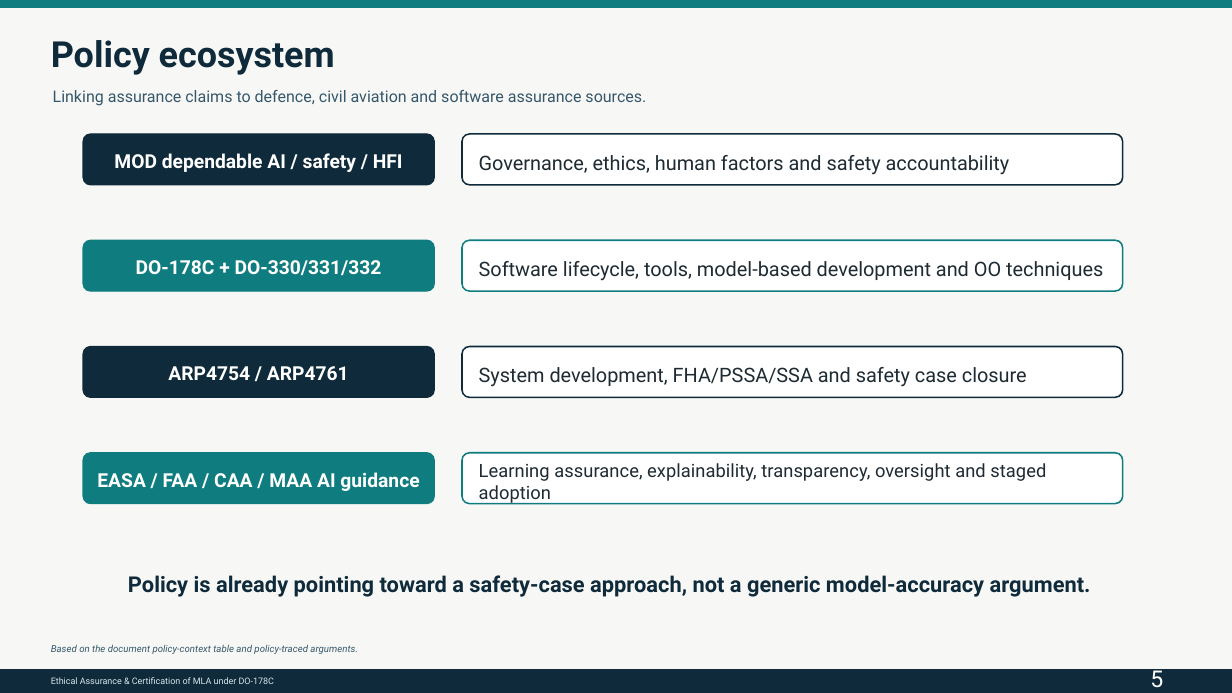
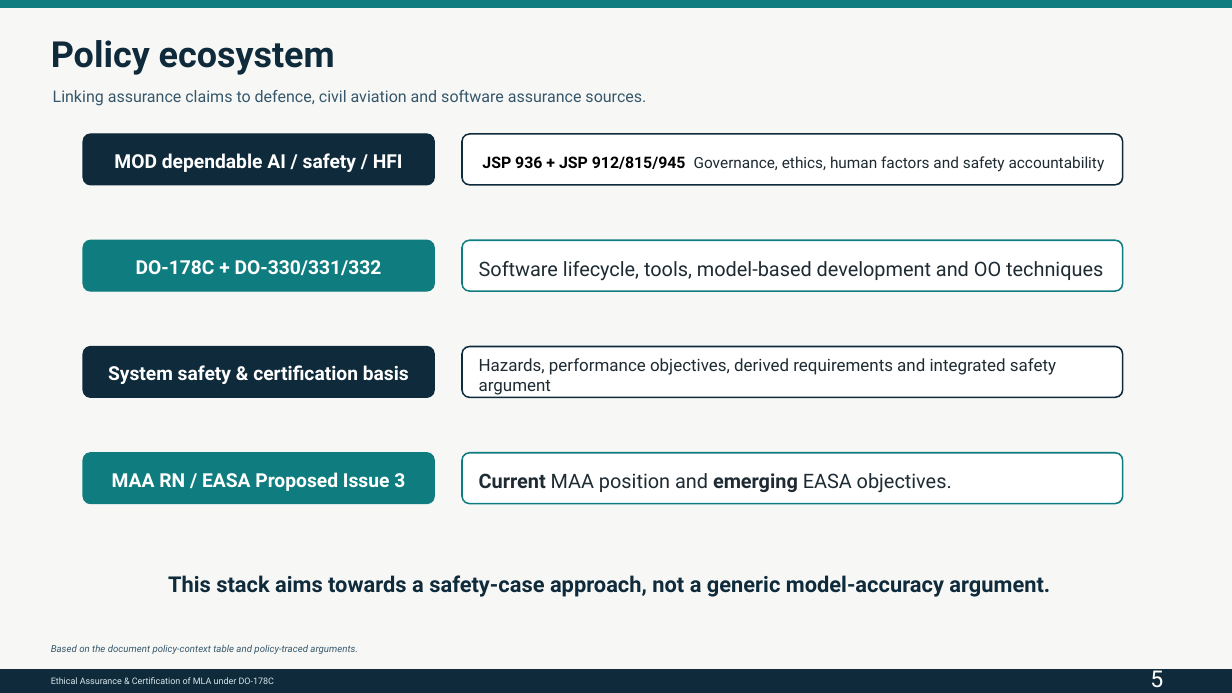
Before and after one commit to OliverHaythornthwaite/AutomatingSafetyCriticalEngineering-ASCE-, a slide deck: slide 3 of Research Material/MLA_DO178C_certification.pptx (slide 5 before the commit). Drawn at 1232x693 pixels with LibreOffice and Linux fonts; fonts in the diff are those of the drawing. Boxes give left, top, right and bottom in pixels: in the first picture for what was removed or moved away, otherwise in the second. Text is boxed around its words. In the diff, an @@ line names an element or a change of style, - is before the commit and + after.

```diff
--- a/Research Material/MLA_DO178C_certification.pptx
+++ b/Research Material/MLA_DO178C_certification.pptx
@@ text at bbox=[482, 156, 1105, 172]: text changed; size 15.5 to 12 pt @@
-Governance, ethics, human factors and safety accountability
+JSP 936 + JSP 912/815/945 Governance, ethics, human factors and safety accountability
@@ text at bbox=[479, 358, 1056, 395]: text changed; size 15.5 to 13.2 pt @@
-System development, FHA/PSSA/SSA and safety case closure
+Hazards, performance objectives, derived requirements and integrated safety argument
@@ text at bbox=[108, 365, 409, 384]: text changed @@
-ARP4754 / ARP4761
+System safety & certification basis
@@ text at bbox=[112, 472, 405, 491]: text changed @@
-EASA / FAA / CAA / MAA AI guidance
+MAA RN / EASA Proposed Issue 3
@@ text at bbox=[479, 473, 952, 493]: text changed; size 14.3 to 15.5 pt @@
-Learning assurance, explainability, transparency, oversight and staged adoption
+Current MAA position and emerging EASA objectives.
@@ text at bbox=[168, 575, 1050, 597]: text changed @@
-Policy is already pointing toward a safety-case approach, not a generic model-accuracy argument.
+This stack aims towards a safety-case approach, not a generic model-accuracy argument.
```
Also in this commit, not shown: 5 other slides changed, 6 slides added, 3 other files.
